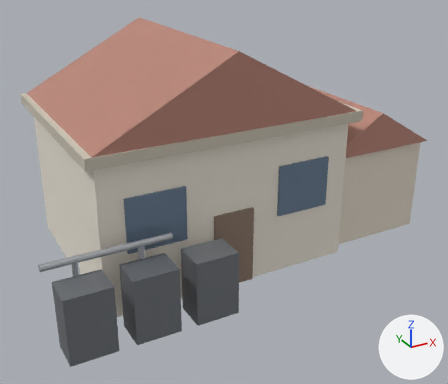
What one commit did to the glTF model frontend/public/models/microgrid_hub.glb.
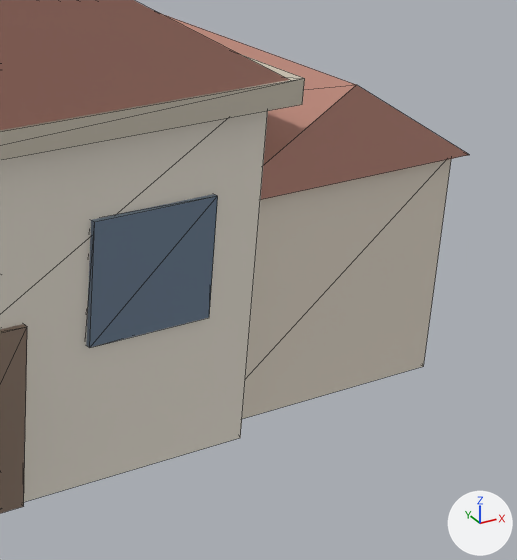
The first picture shows the older version from a 50 mm lens placed at (-10.08, -21.61, 12.66), pointed at (1.0, -1.47, 2.59). The close-ups show the older and then the newer version on the part from 54% to 100% of the width and 21% to 78% of the height of that picture. Only the edits that show in the close-ups are written down. Arrows for +X, +Y and +Z are at lower right; the lights stay in place. The close-ups show mesh edges as thin lines. Where no turn or scale is listed for an object, it has been applied to the vertices.

Objects in the first close-up: 'annex_roof', 'annex_wall', 'door', 'fascia', 'main_roof', 'main_wall', 'window_2'.
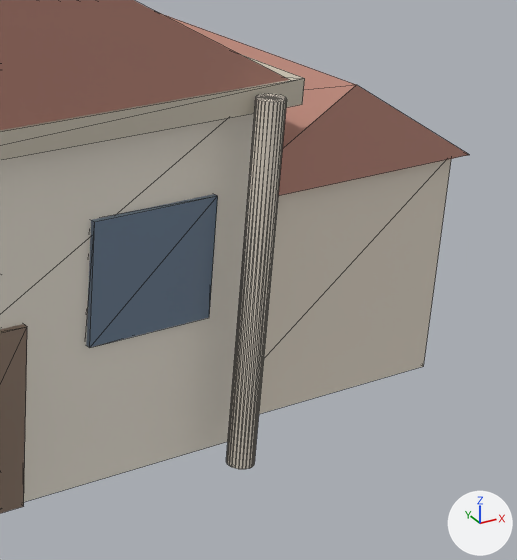
Where the change shows, as pixel boxes [x1, y1, x2, y2] in the close-ups (517 x 560 px):
'entry_pillar_right', added (pale yellow)
    after: [226, 94, 287, 469]

The change, as a list of edits to the scene's bpy script:
```text
Add me_entry_pillar_right:
    me_entry_pillar_right.from_pydata(...)  # 50 vertices, 96 faces; spans x 4.28..4.72, y -4.85..-4.41, z 0.0..6.0
    me_entry_pillar_right.materials.append(mat_wall2)  # pale yellow #e5dbcc
Add ob_entry_pillar_right:
    ob_entry_pillar_right = bpy.data.objects.new('entry_pillar_right', me_entry_pillar_right)
    ob_entry_pillar_right.location = (0.0, 0.0, 0.0)
```
